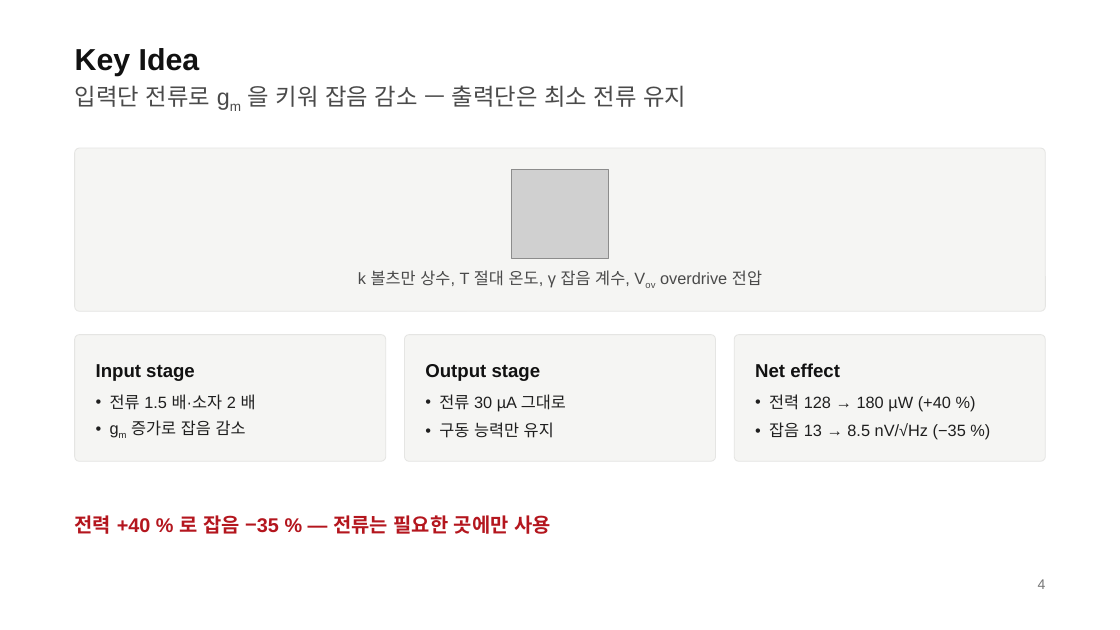
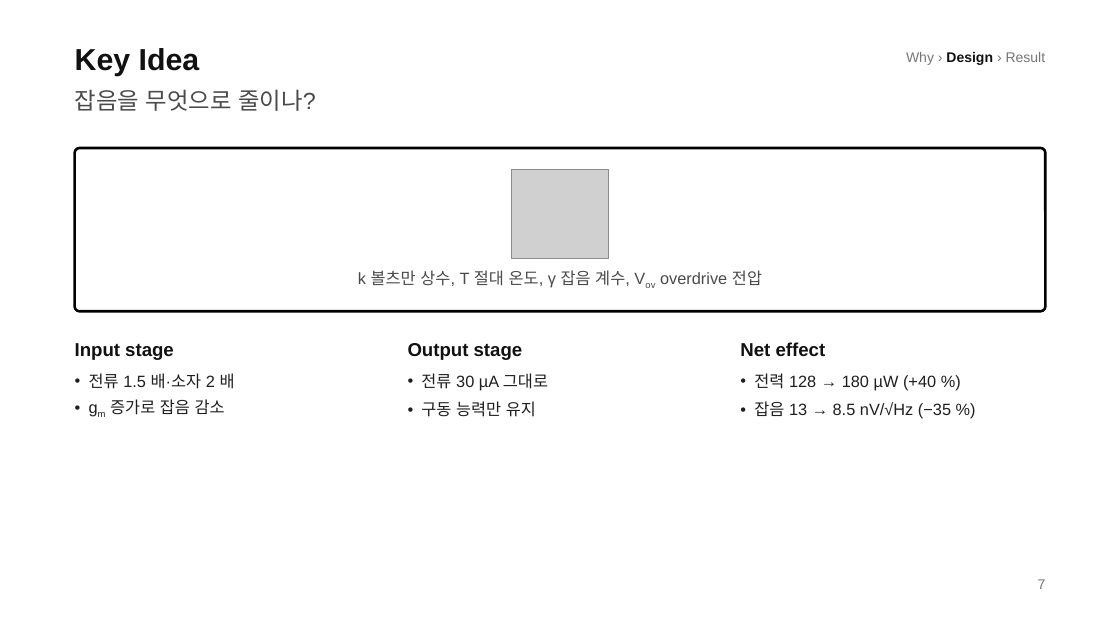
Before and after one commit to Coxwoo/simple-pt-jsw, a slide deck: slide 7 of example/demo_amp.pptx (slide 4 before the commit). Drawn at 1120x630 pixels with LibreOffice and Linux fonts; fonts in the diff are those of the drawing; grey boxes stand for pictures. Boxes give left, top, right and bottom in pixels: in the first picture for what was removed or moved away, otherwise in the second. Text is boxed around its words. In the diff, an @@ line names an element or a change of style, - is before the commit and + after.

```diff
--- a/example/demo_amp.pptx
+++ b/example/demo_amp.pptx
@@ text added at [906,52,1046,65], 12 pt, text #767676 @@
+Why › Design › Result
@@ text at [75,89,316,111]: text changed @@
-입력단 전류로 gm 을 키워 잡음 감소 — 출력단은 최소 전류 유지
+잡음을 무엇으로 줄이나?
@@ rounded rectangle at [75,148,1046,311]: fill #F5F5F3 to none; outline #E5E5E3 0.75 pt to #000000 2.25 pt @@
@@ text "Input stage": place and size @@
-text "Input stage" at [96,364,195,381]
+text "Input stage" at [75,343,174,360]
@@ rounded rectangle removed at [75,334,386,461] @@
@@ rounded rectangle removed at [404,334,715,461] @@
@@ text "Output stage": place and size @@
-text "Output stage" at [425,364,541,381]
+text "Output stage" at [408,343,523,360]
@@ rounded rectangle removed at [734,334,1045,461] @@
@@ text "Net effect": place and size @@
-text "Net effect" at [755,363,840,377]
+text "Net effect" at [740,342,826,356]
@@ text "전류 1.5 배·소자 2 배": place and size @@
-text "전류 1.5 배·소자 2 배" at [110,394,256,436]
+text "전류 1.5 배·소자 2 배" at [89,373,235,415]
@@ text "전류 30 µA 그대로": place and size @@
-text "전류 30 µA 그대로" at [439,394,566,438]
+text "전류 30 µA 그대로" at [421,373,548,417]
@@ text "전력 128 → 180 µW ...": place and size @@
-text "전력 128 → 180 µW ..." at [769,394,966,440]
+text "전력 128 → 180 µW ..." at [754,373,951,419]
@@ text removed at [75,515,551,534] @@
-전력 +40 % 로 잡음 −35 % — 전류는 필요한 곳에만 사용
@@ text at [1038,579,1046,589]: text changed @@
-4
+7
```
Also in this commit, not shown: 9 other slides changed, 4 slides added, 32 other files.
